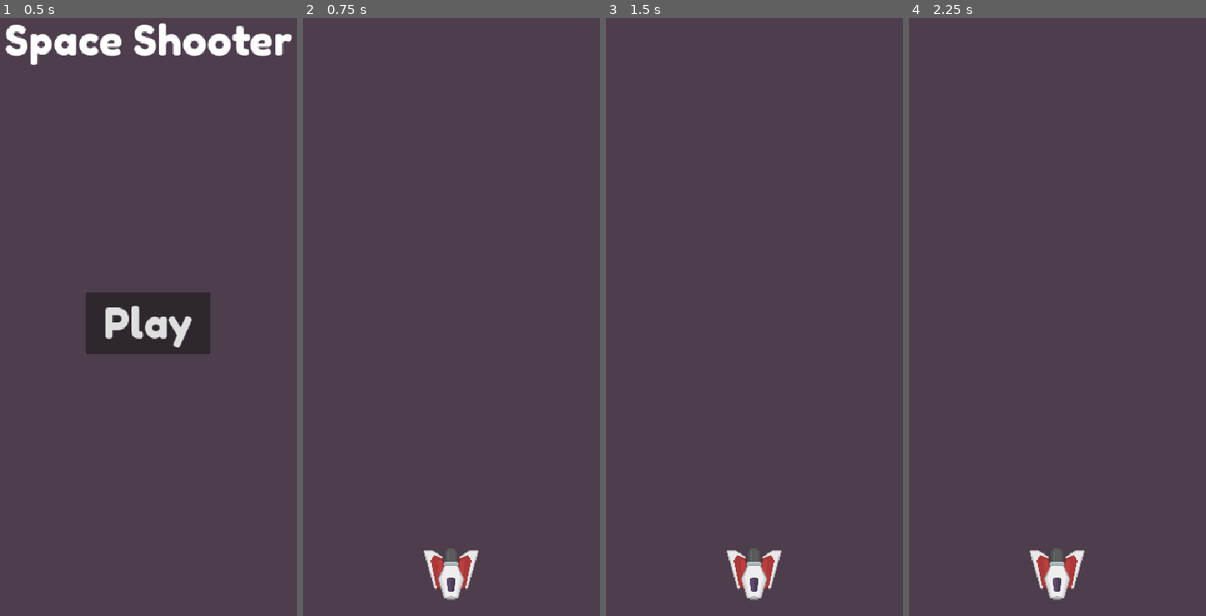
Above: before the commit, frames 1-4 (left to right).
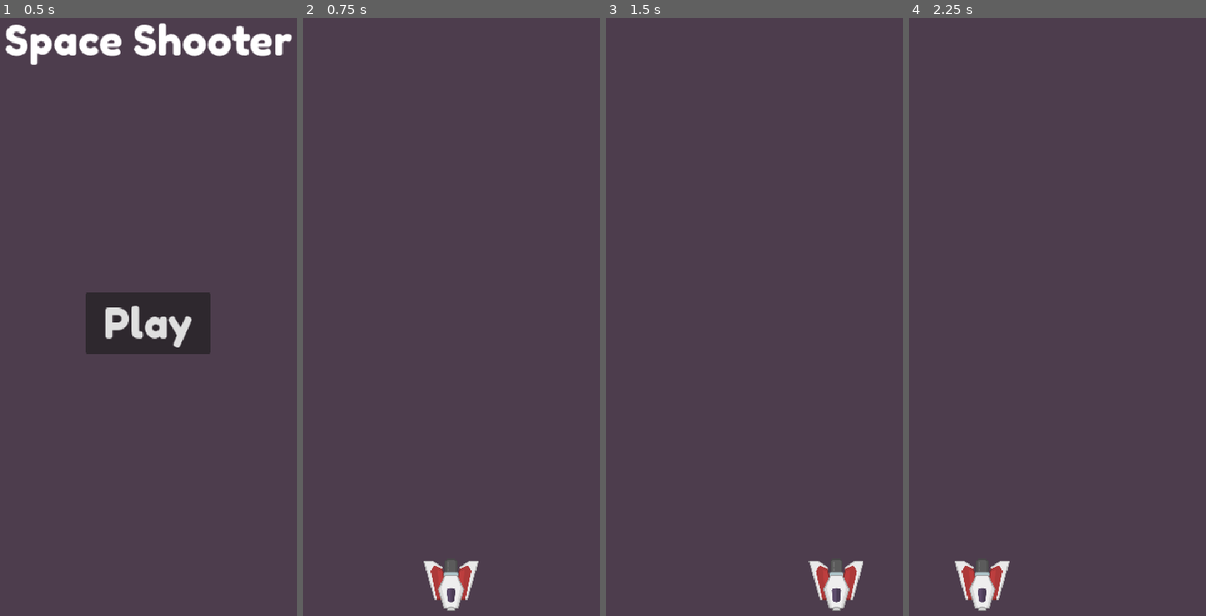
Above: after the commit, the same moments.

Repository: kyle6193/hypercasual
Game: Godot game, scene res://menu.tscn
Two runs of this game, one before a commit and one after it. Both use one fixed random seed, a clock stepped at 60 frames per second and the inputs below.
Inputs (mouse positions are in pixels of both pictures, inside the frame that each line leads up to):
- Up to frame 1 (0.5 s): no input
- Up to frame 2 (0.75 s): click "Play" at 0.5 s
- Up to frame 3 (1.5 s): tap Enter at 1.25 s; move the mouse to (837, 287) at 1.27 s; press the mouse at (837, 287) at 1.28 s
- Up to frame 4 (2.25 s): tap Space at 2 s; move the mouse to (983, 358) at 2.02 s; release the mouse at (983, 358) at 2.03 s; click (983, 358) at 2.1 s

Frame 1 is identical in both runs. In frame 2, 1.0% of the frame differs, in the area x 40-60%, y 88-100%; in frame 3, 1.9%, in the area x 40-87%, y 88-100%; in frame 4, 1.9%.
Error after the commit: Invalid access to property or key 'position' on a base object of type 'InputEventKey'. (res://player.gd:8)

Commit message:
repair project. re-add past items

Diff:
--- /dev/null
+++ b/bullet.tscn
@@ -0,0 +1,16 @@
+[gd_scene load_steps=3 format=3 uid="uid://maui6rfckl0o"]
+
+[ext_resource type="Texture2D" uid="uid://m8kofxi60ko3" path="res://Assets/Bullet.png" id="1_v7oki"]
+
+[sub_resource type="RectangleShape2D" id="RectangleShape2D_v7oki"]
+size = Vector2(24, 68)
+
+[node name="bullet" type="Area2D"]
+z_index = -5
+scale = Vector2(0.5, 0.5)
+
+[node name="Sprite2D" type="Sprite2D" parent="."]
+texture = ExtResource("1_v7oki")
+
+[node name="CollisionShape2D" type="CollisionShape2D" parent="."]
+shape = SubResource("RectangleShape2D_v7oki")
--- a/main.tscn
+++ b/main.tscn
@@ -1,18 +1,21 @@
-[gd_scene load_steps=3 format=3 uid="uid://d14vxeufsf5eu"]
+[gd_scene load_steps=4 format=3 uid="uid://d14vxeufsf5eu"]
 
+[ext_resource type="Script" uid="uid://b2rb6odc5ml8f" path="res://player.gd" id="1_0xm2m"]
 [ext_resource type="Texture2D" uid="uid://oewi7ylvcyxb" path="res://Assets/Player.png" id="1_ig7tw"]
 
-[sub_resource type="CircleShape2D" id="CircleShape2D_0xm2m"]
-radius = 34.20526
+[sub_resource type="CircleShape2D" id="CircleShape2D_ig7tw"]
+radius = 80.15611
 
 [node name="main" type="Node"]
 
 [node name="player" type="Area2D" parent="."]
-position = Vector2(270, 841)
+position = Vector2(270, 855.99994)
+scale = Vector2(0.4, 0.4)
+script = ExtResource("1_0xm2m")
+
+[node name="Sprite2D" type="Sprite2D" parent="player"]
+texture = ExtResource("1_ig7tw")
 
 [node name="CollisionShape2D" type="CollisionShape2D" parent="player"]
-shape = SubResource("CircleShape2D_0xm2m")
-
-[node name="Sprite2D" type="Sprite2D" parent="player"]
-scale = Vector2(0.4, 0.4)
-texture = ExtResource("1_ig7tw")
+scale = Vector2(0.99999994, 0.99999994)
+shape = SubResource("CircleShape2D_ig7tw")
--- a/player.gd
+++ b/player.gd
@@ -3,7 +3,6 @@
 var min_x : int = 40
 var max_x : int = 500
 
-#update ship's position to mouse click
 func _input(event: InputEvent) -> void:
 	if Input.is_action_pressed("click"):
 		position.x = event.position.x
--- a/project.godot
+++ b/project.godot
@@ -25,7 +25,7 @@
 
 click={
 "deadzone": 0.2,
-"events": [Object(InputEventMouseButton,"resource_local_to_s …(115 unchanged characters)… alse,"meta_pressed":false,"button_mask":1,"position":Vector2(272, 30),"global_position":Vector2(291, 126),"factor":1.0,"button_index":1,"canceled":false,"pressed":true,"double_click":false,"script":null)
+"events": [Object(InputEventMouseButton,"resource_local_to_s …(115 unchanged characters)… alse,"meta_pressed":false,"button_mask":0,"position":Vector2(0, 0),"global_position":Vector2(0, 0),"factor":1.0,"button_index":1,"canceled":false,"pressed":false,"double_click":false,"script":null)
 ]
 }
 
